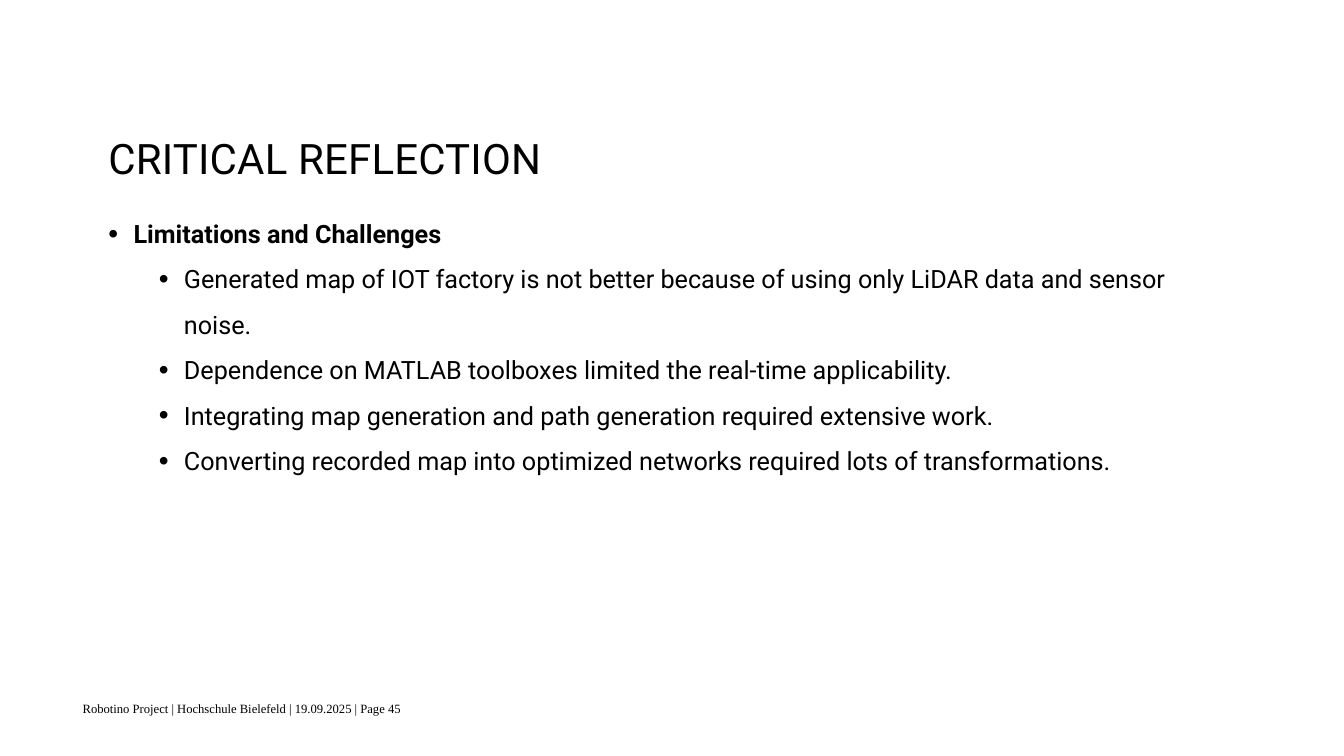
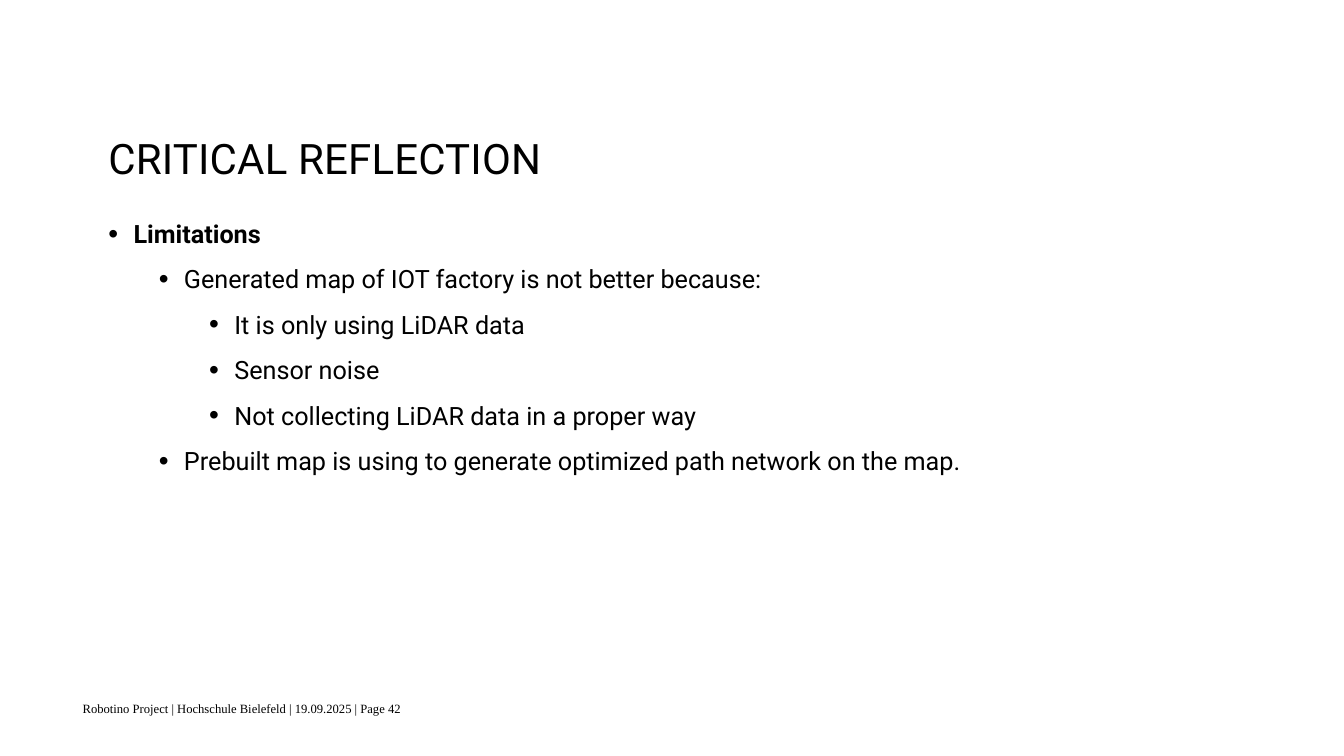
Before and after one commit to surajkarki66/robotino_project, a slide deck: slide 42 of docs/presentation.pptx (slide 45 before the commit). Drawn at 1344x756 pixels with LibreOffice and Linux fonts; fonts in the diff are those of the drawing; background and template pictures are left out. Boxes give left, top, right and bottom in pixels: in the first picture for what was removed or moved away, otherwise in the second. Text is boxed around its words. In the diff, an @@ line names an element or a change of style, - is before the commit and + after.

Commit message:
updated the presentation

```diff
--- a/docs/presentation.pptx
+++ b/docs/presentation.pptx
@@ text at [134, 224, 961, 476]: text changed @@
-• Limitations and Challenges
-  • Generated map of IOT factory is not better because of using only LiDAR data and sensor noise.
-  • Dependence on MATLAB toolboxes limited the real-time applicability.
-  • Integrating map generation and path generation required extensive work.
-  • Converting recorded map into optimized networks required lots of transformations.
+• Limitations
+  • Generated map of IOT factory is not better because:
+    • It is only using LiDAR data
+    • Sensor noise
+    • Not collecting LiDAR data in a proper way
+  • Prebuilt map is using to generate optimized path network on the map.
@@ text at [83, 704, 401, 716]: text changed @@
-Robotino Project | Hochschule Bielefeld | 19.09.2025 | Page 45
+Robotino Project | Hochschule Bielefeld | 19.09.2025 | Page 42
```
Also in this commit, not shown: 39 other slides changed, 1 slide added, 3 slides removed.
